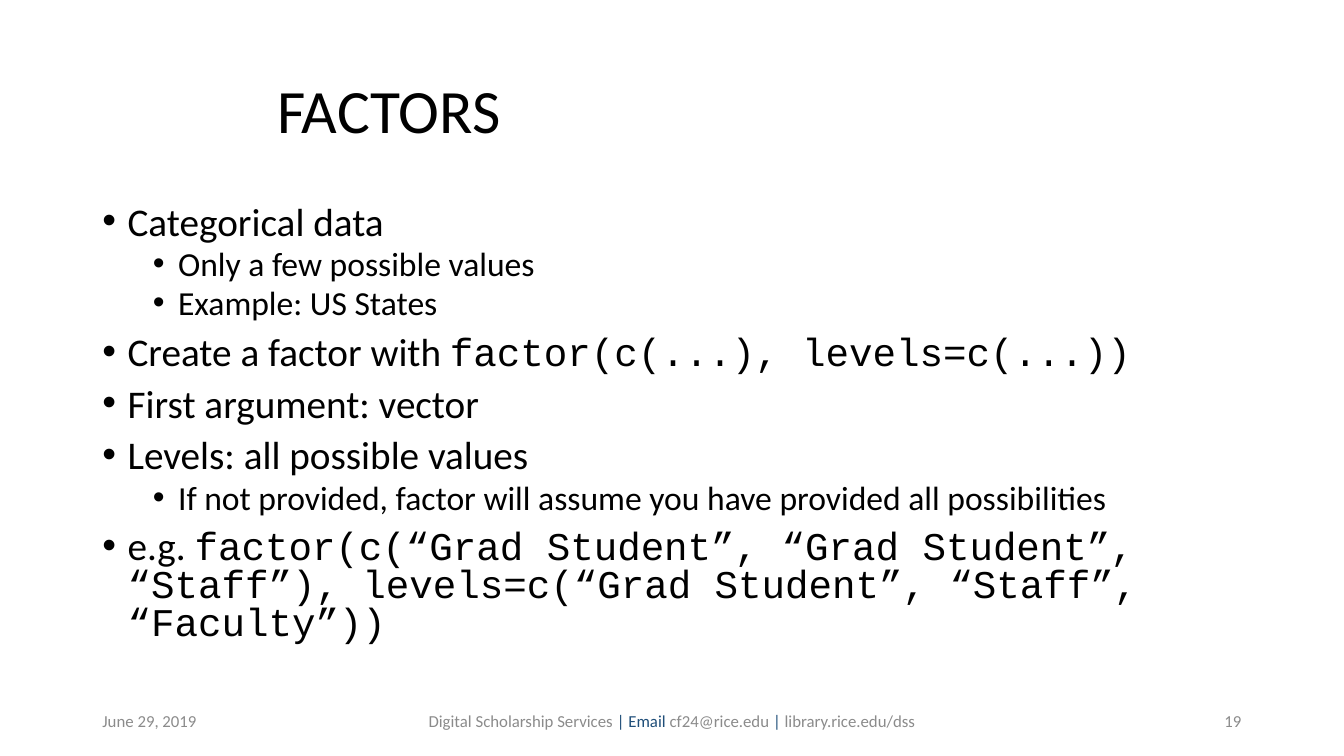
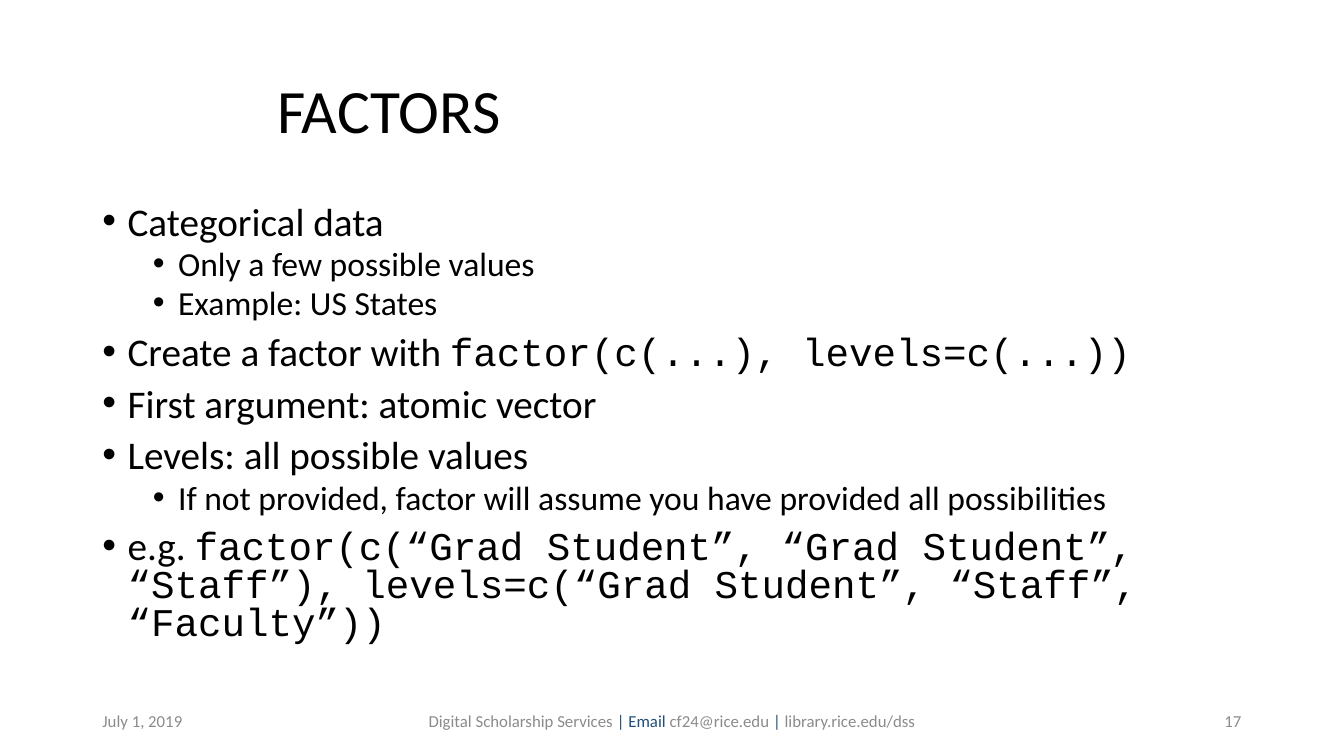
Before and after one commit to bakitybacon/rice-data-and-donuts, a slide deck: slide 17 of introR/Introduction to R.pptx (slide 19 before the commit). Drawn at 1344x756 pixels with LibreOffice and Linux fonts; fonts in the diff are those of the drawing; background and template pictures are left out. Boxes give left, top, right and bottom in pixels: in the first picture for what was removed or moved away, otherwise in the second. Text is boxed around its words. In the diff, an @@ line names an element or a change of style, - is before the commit and + after.

```diff
--- a/introR/Introduction to R.pptx
+++ b/introR/Introduction to R.pptx
@@ text at box(128, 391, 596, 425): text changed @@
-• First argument: vector
+• First argument: atomic vector
@@ text at box(102, 715, 182, 730): text changed @@
-June 29, 2019
+July 1, 2019
@@ page number at box(1224, 716, 1241, 727): text changed @@
-19
+17
```
Also in this commit, not shown: 39 other slides changed, 2 slides removed.
